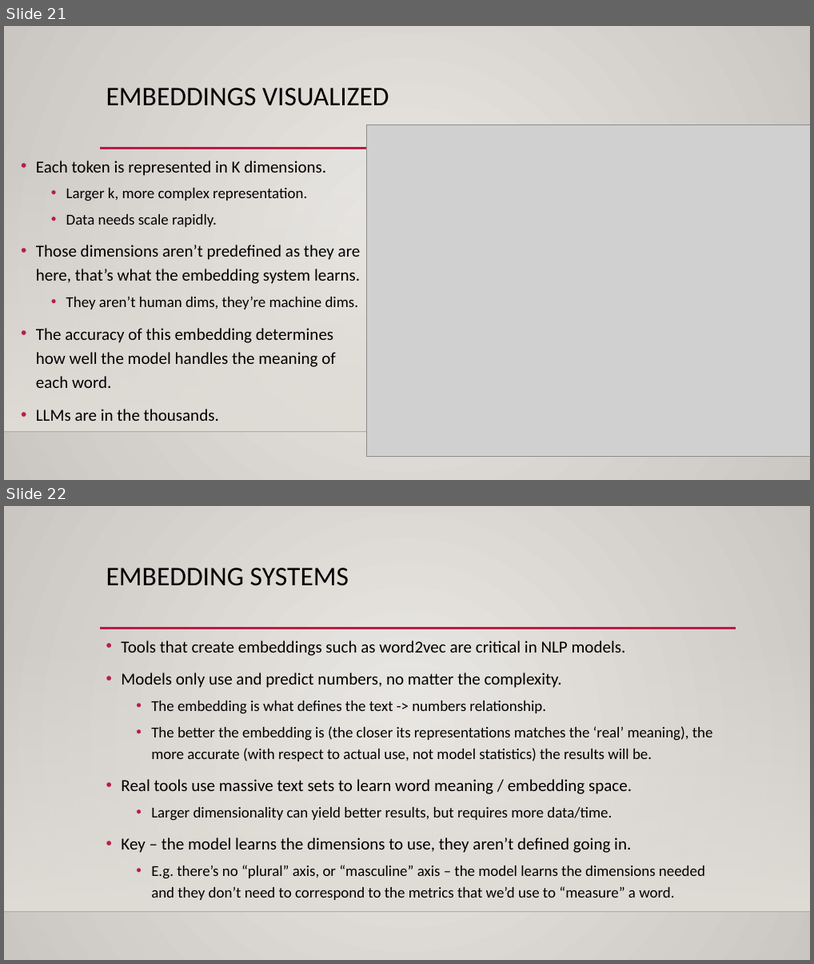
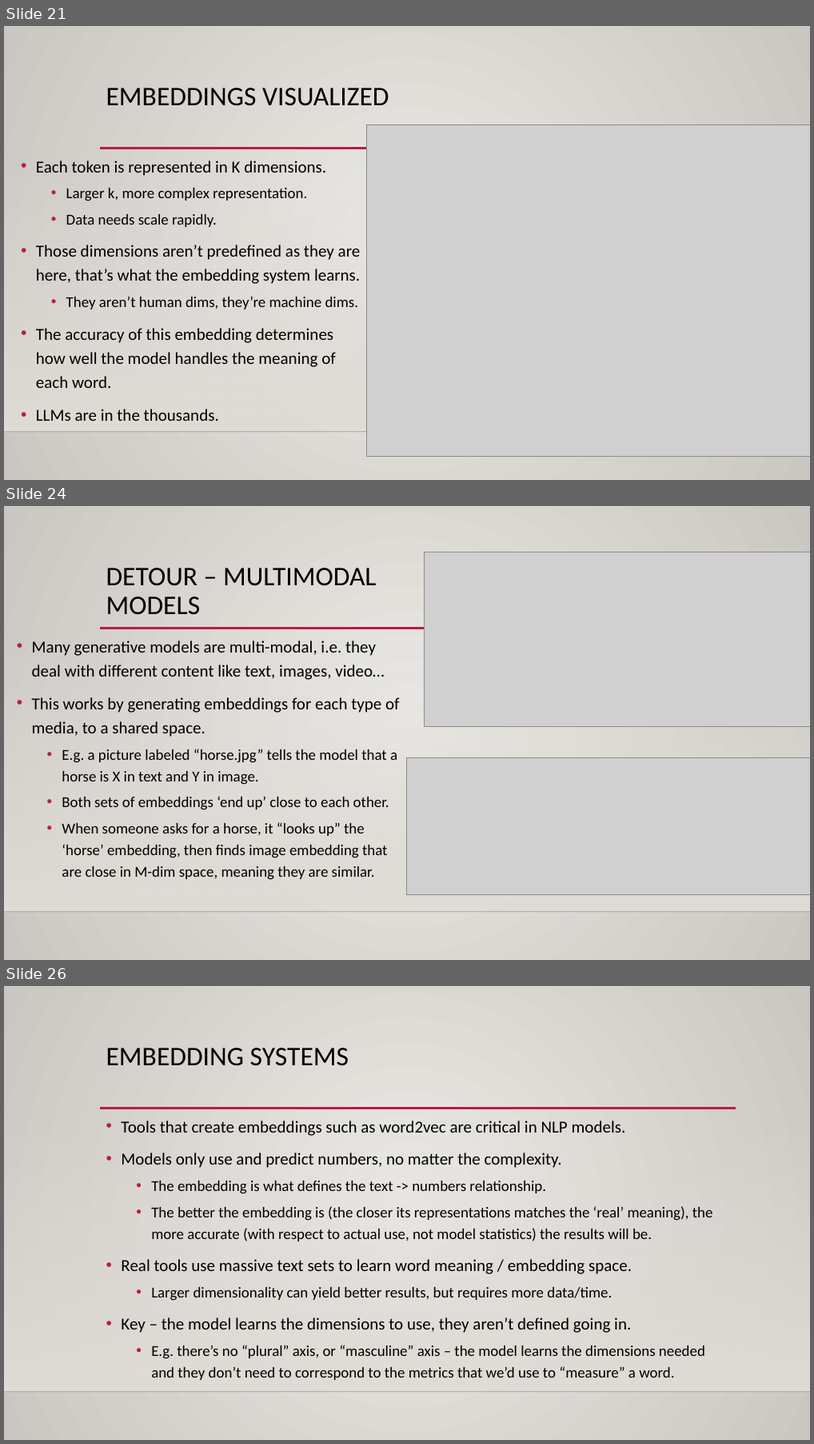
Before and after one commit to AkeemSemperDataScience/Intro_to_Machine_Learning_Students, a slide deck: reference_content/Slides/NLP_2.pptx. Shown one above the other, each under a label of ours: slides 21 and 22 before the commit, slides 21, 24 and 26 after it; the slides between them are not shown. The pictures are 814x964 and 814x1444 pixels, drawn with LibreOffice and Linux fonts; fonts in the diff are those of the drawing; grey boxes stand for pictures; background and template pictures are left out. Boxes give left, top, right and bottom in pixels: in the first picture for what was removed or moved away, otherwise in the second. Text is boxed around its words. In the diff, an @@ line names an element or a change of style, - is before the commit and + after.

```diff
--- a/reference_content/Slides/NLP_2.pptx
+++ b/reference_content/Slides/NLP_2.pptx
@@ slide 24 added at (x1=4, y1=506, x2=810, y2=960), background gradient #ECEAE7 to #CAC7C1; not listed: 3 template elements that a slide beside it also shows @@
@@ picture added at (x1=425, y1=552, x2=810, y2=726) @@
@@ title added at (x1=106, y1=568, x2=377, y2=615), 32 pt, text #000000 @@
+DETOUR – MULTIMODAL MODELS
@@ text added at (x1=32, y1=640, x2=399, y2=880), 18 pt, text #000000 @@
+• Many generative models are multi-modal, i.e. they deal with different content like text, images, video…
+• This works by generating embeddings for each type of media, to a shared space.
+  • E.g. a picture labeled “horse.jpg” tells the model that a horse is X in text and Y in image.
+  • Both sets of embeddings ‘end up’ close to each other.
+  • When someone asks for a horse, it “looks up” the ‘horse’ embedding, then finds image embedding that are close in M-dim space, meaning they are similar.
@@ picture added at (x1=407, y1=758, x2=810, y2=894) @@
@@ what was slide 22 is now slide 26 @@
```
Also in this commit, not shown: 5 slides changed, 4 other slides added, 3 slides removed, 12 other files.
